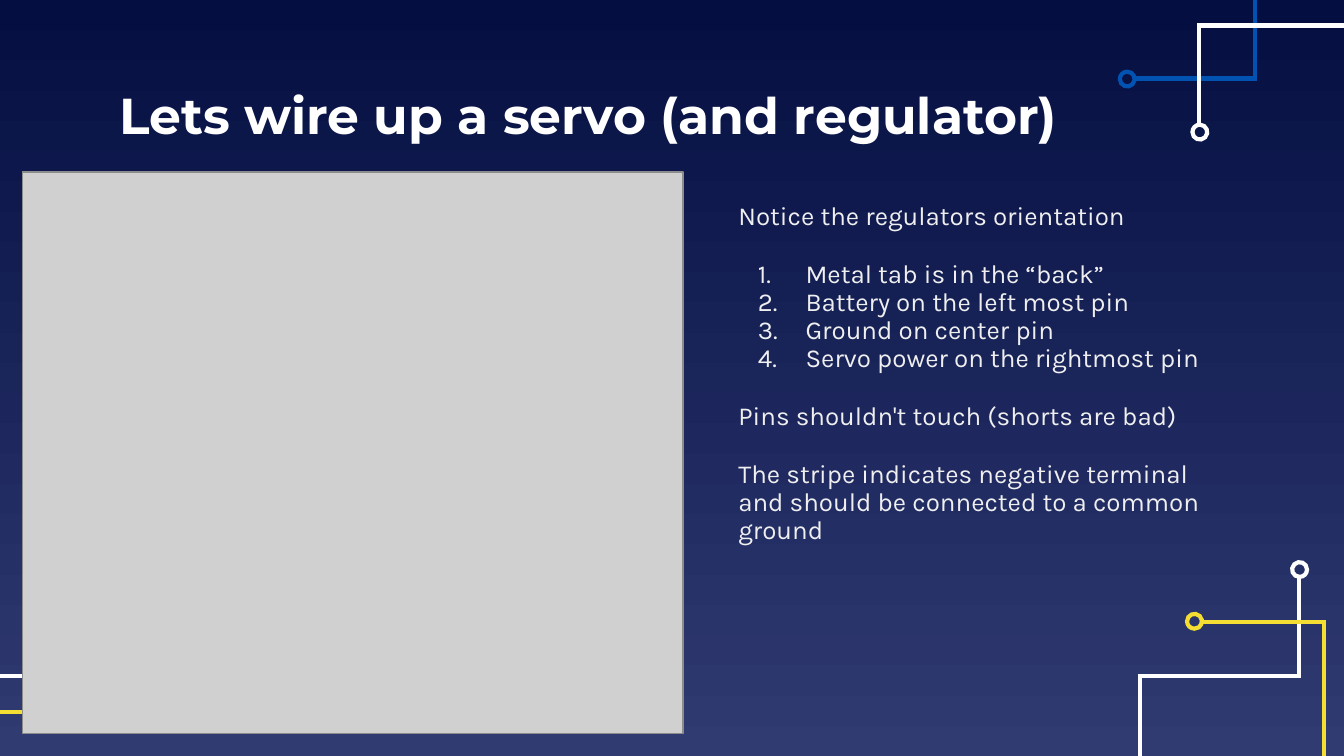
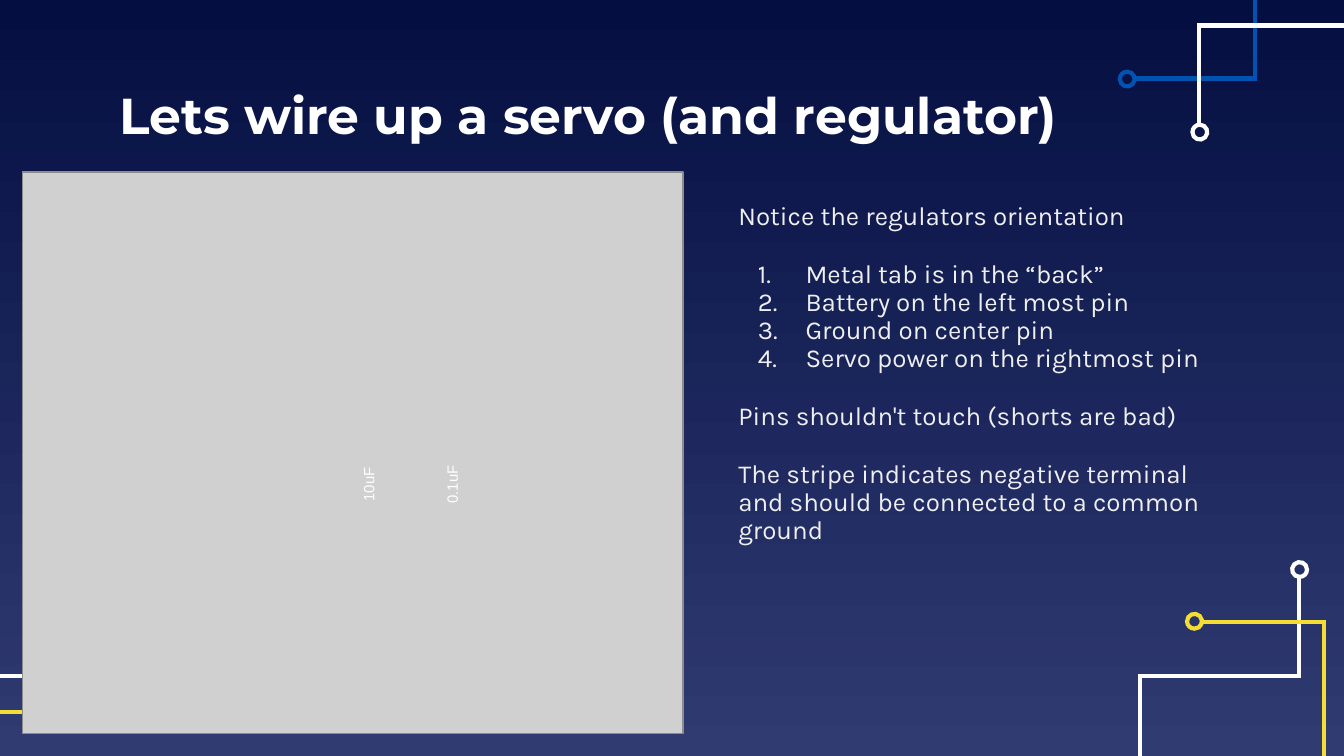
Before and after one commit to EELabMan/Arduino-3-Motors-and-Servos, a slide deck: slide 28 of Arduino Workshop 3 Motors and Servos.pptx. Drawn at 1344x756 pixels with LibreOffice and Linux fonts; fonts in the diff are those of the drawing; grey boxes stand for pictures. Boxes give left, top, right and bottom in pixels: in the first picture for what was removed or moved away, otherwise in the second. Text is boxed around its words. In the diff, an @@ line names an element or a change of style, - is before the commit and + after.

```diff
--- a/Arduino Workshop 3 Motors and Servos.pptx
+++ b/Arduino Workshop 3 Motors and Servos.pptx
@@ text added at bbox=[361, 470, 378, 499], 8 pt, text #FFFFFF @@
+10uF
@@ text added at bbox=[444, 475, 461, 502], 8 pt, text #FFFFFF @@
+0.1uF
```
Also in this commit, not shown: 3 other slides changed, 1 slide removed.
